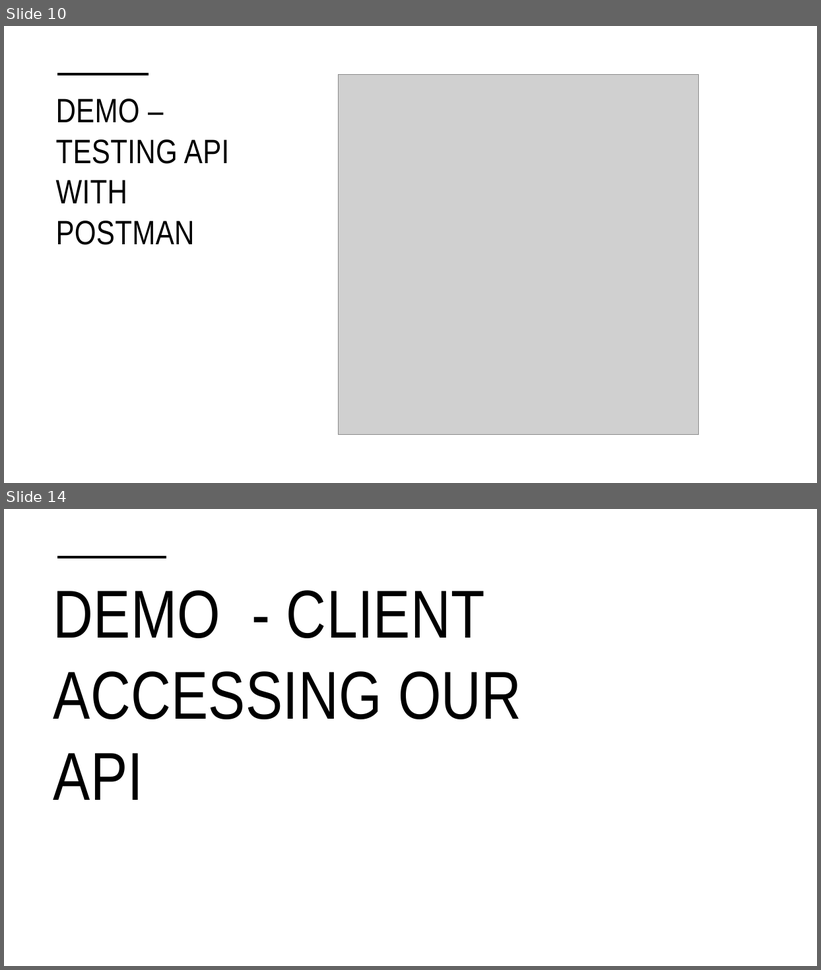
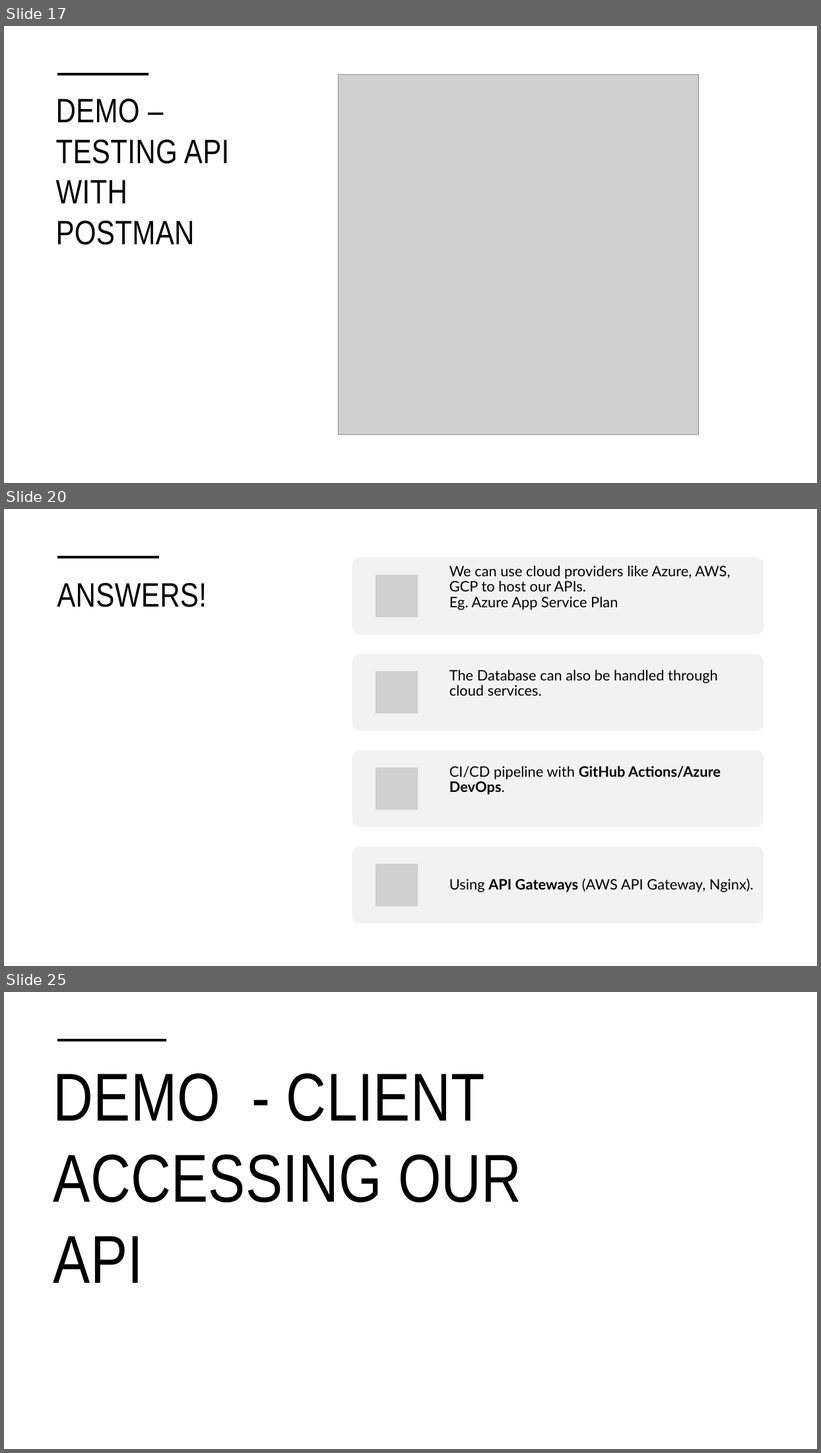
Before and after one commit to ashesh808/API-Demo-Presentation, a slide deck: Presentation.pptx. Shown one above the other, each under a label of ours: slides 10 and 14 before the commit, slides 17, 20 and 25 after it; the slides between them are not shown. The pictures are 821x970 and 821x1453 pixels, drawn with LibreOffice and Linux fonts; fonts in the diff are those of the drawing; grey boxes stand for pictures. Boxes give left, top, right and bottom in pixels: in the first picture for what was removed or moved away, otherwise in the second. Text is boxed around its words. In the diff, an @@ line names an element or a change of style, - is before the commit and + after.

```diff
--- a/Presentation.pptx
+++ b/Presentation.pptx
@@ slide 20 added at [4, 509, 817, 966], background #FFFFFF @@
@@ line added from (57, 557) to (159, 557), #000000 3.5 pt @@
@@ title added at [57, 583, 207, 607], 40 pt, text #000000 @@
+ANSWERS!
@@ group added at [352, 557, 764, 924]: 4 rounded rectangles, 4 pictures, 4 texts @@
+We can use cloud providers like Azure, AWS, GCP to host our APIs.
+Eg. Azure App Service Plan
+The Database can also be handled through cloud services.
+CI/CD pipeline with GitHub Actions/Azure DevOps.
+Using API Gateways (AWS API Gateway, Nginx).
@@ what was slide 10 is now slide 17 @@
@@ what was slide 14 is now slide 25 @@
```
Also in this commit, not shown: 8 slides changed, 10 other slides added, 1 other file.
